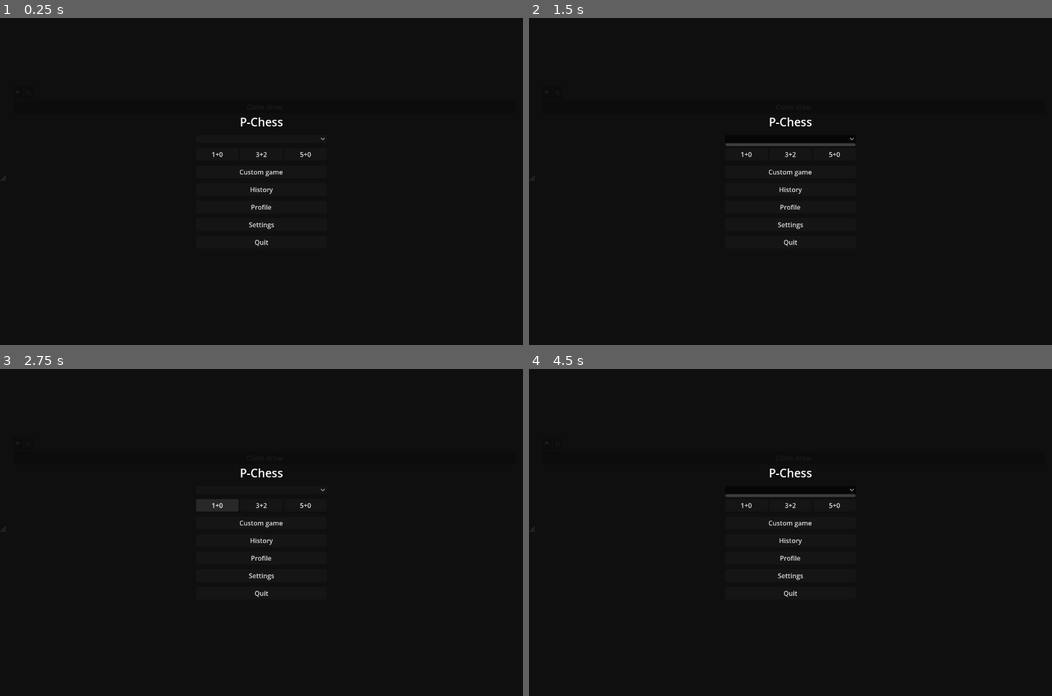
Above: before the commit, frames 1-4 (two rows, left to right).
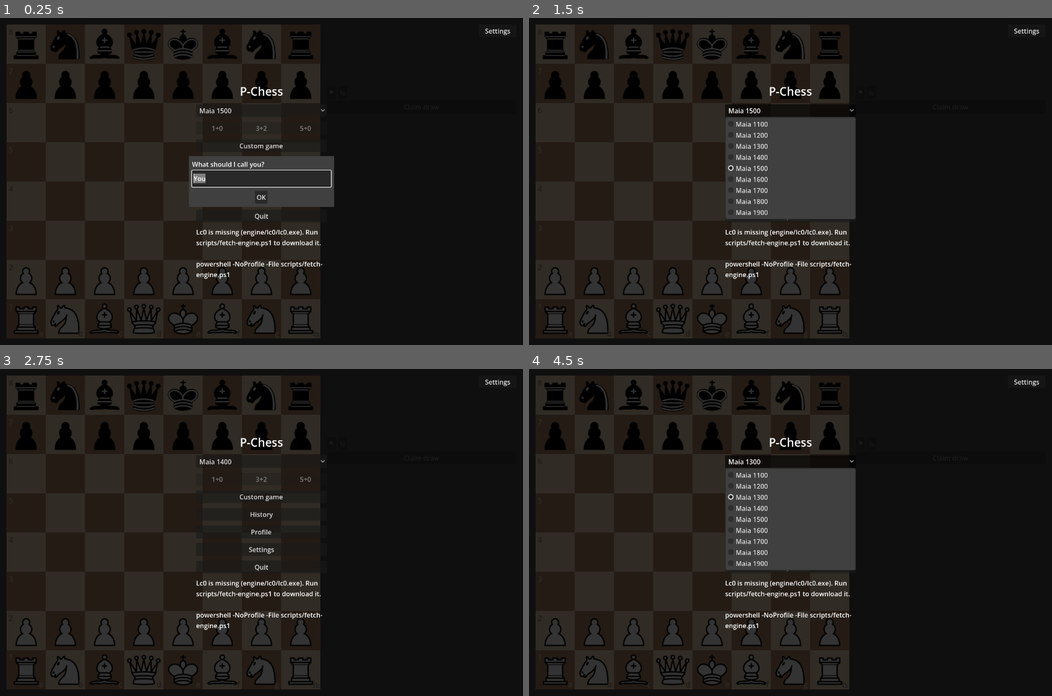
Above: after the commit, the same moments.

Repository: Laginho/P-Chess
Game: Godot game, scene res://ui/main.tscn
The game is run twice, just before and just after one commit, with the same random seed, the same clock (stepped at 60 frames per second) and the same inputs.
Inputs (mouse positions are in pixels of both pictures, inside the frame that each line leads up to; where the layout moved, square brackets give the same spot in the first picture):
- Up to frame 1 (0.25 s): no input
- Up to frame 2 (1.5 s): click (790, 197) at 0.5 s, where only the run after the commit has a clickable "OK"; click (790, 109) [790, 138] at 1.25 s
- Up to frame 3 (2.75 s): click (219, 506) at 2 s, where only the run before the commit has a clickable "1+0"
- Up to frame 4 (4.5 s): click (790, 460) [790, 489] at 2.75 s; click "Custom game" at 3.5 s; click (790, 460) [790, 489] at 4.25 s

The runs differ from the first frame. In frame 1, 28% of the frame differs, in the area x 0-98%, y 2-98%; in frame 2, 31%; in frame 3, 25%; in frame 4, 31%.
Error before the commit: Parse Error: Cannot infer the type of "analysis_path" variable because the value doesn't have a set type. (res://ui/history_screen.gd:175)

Commit message:
fix: type history analysis paths (CLEAN-011)
Declare strings for paths derived from the dynamically typed history store.

Diff:
--- a/ui/history_screen.gd
+++ b/ui/history_screen.gd
@@ -172,7 +172,7 @@
 func _analysis_text(path: String) -> String:
 	if analysis_queue != null and path in analysis_queue.pending():
 		return "Analysing %d%%" % analysis_queue.percent if analysis_queue.current() == path else "Queued"
-	var analysis_path := history._root.path_join("analysis").path_join(path.get_file() + ".json")
+	var analysis_path: String = history._root.path_join("analysis").path_join(path.get_file() + ".json")
 	var analysis := Analyser.read_analysis(analysis_path, "Stockfish 19", Tunables.ANALYSIS_NODES)
 	if analysis.state != "analysed":
 		return analysis.state.capitalize()
--- a/ui/main.gd
+++ b/ui/main.gd
@@ -421,7 +421,7 @@
 	review.present(game, clocks, review_settings, history_screen._result_text(saved, colour),
 			setup.book.entries, snapshot.lines, not snapshot.lines.is_empty())
 	history_screen.hide()
-	var analysis_path := history._root.path_join("analysis").path_join(path.get_file() + ".json")
+	var analysis_path: String = history._root.path_join("analysis").path_join(path.get_file() + ".json")
 	review.present_history(path, analysis_path, saved.result == "1/2-1/2")
 
 
